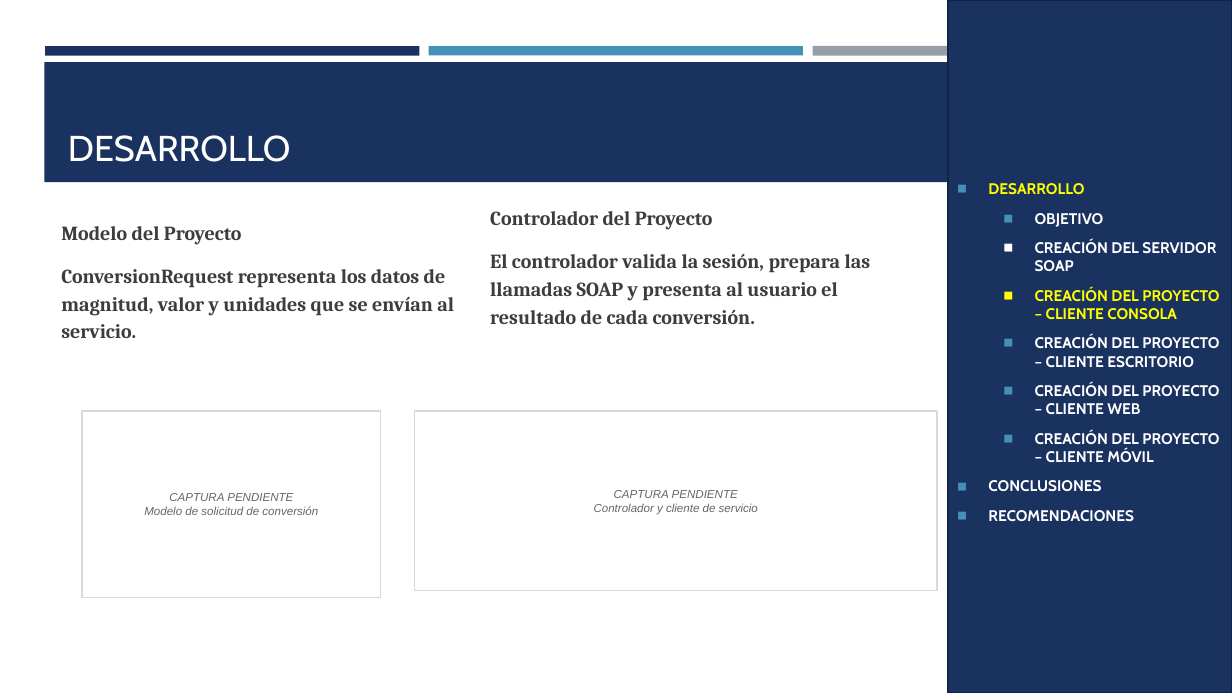
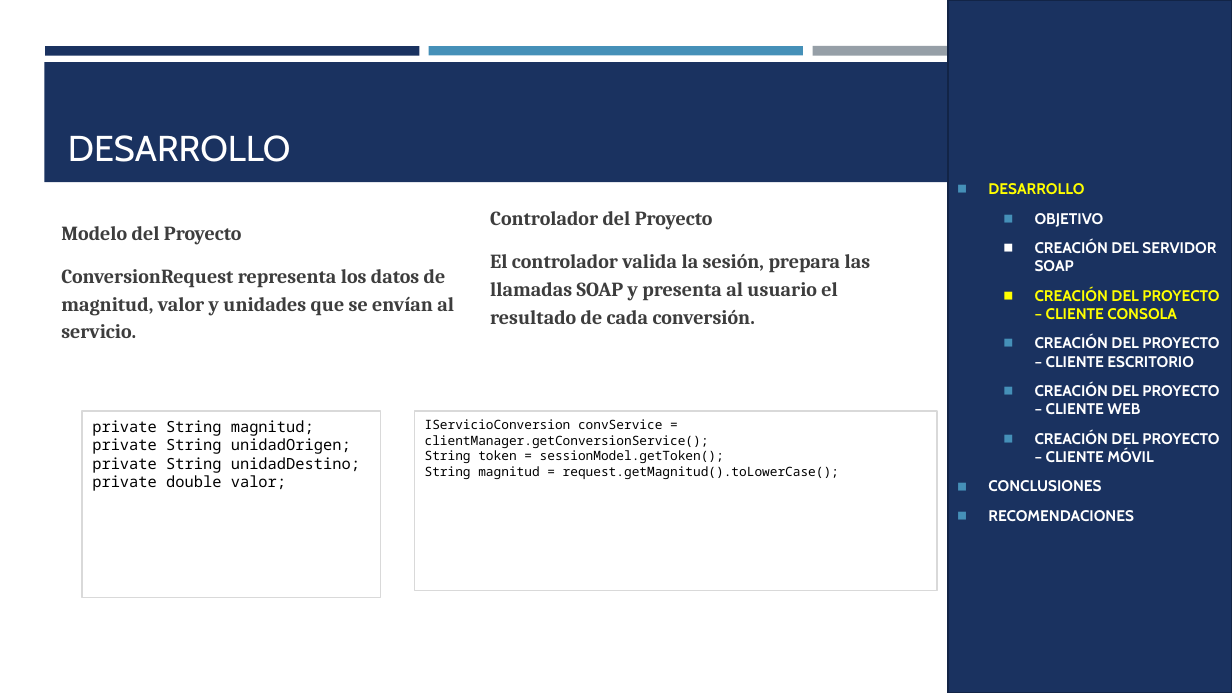
Before and after one commit to JulioViche/u1-sw-arch, a slide deck: slide 10 of TI.1.1. PAO202651_SOAP_JAVA_SINBDD_NRC36884_GR09/05. DOCUMENTACION/CONVUNI_SOAP_JAVA_GR09.pptx. Drawn at 1232x693 pixels with LibreOffice and Linux fonts; fonts in the diff are those of the drawing. Boxes give left, top, right and bottom in pixels: in the first picture for what was removed or moved away, otherwise in the second. Text is boxed around its words. In the diff, an @@ line names an element or a change of style, - is before the commit and + after.

Commit message:
docs(soap-java): completar manual y capturas de clientes
Actualiza el manual técnico y la presentación con capturas de los clientes de consola, escritorio, web y móvil, además de la evidencia del servidor y WSDL.

Conserva a Murillo Medina, Gabriel Omar y Viche Castillo, Julio Enrique en orden alfabético. Corrige las figuras del proyecto móvil y presenta LoginController y ConversionController como texto editable con sus rótulos y líneas legibles.

Incluye las capturas y la versión Markdown del manual. El DOCX se abrió en Word y se revisaron páginas renderizadas; la presentación se renderizó y no contiene marcadores de captura pendiente.

```diff
--- a/TI.1.1. PAO202651_SOAP_JAVA_SINBDD_NRC36884_GR09/05. DOCUMENTACION/CONVUNI_SOAP_JAVA_GR09.pptx
+++ b/TI.1.1. PAO202651_SOAP_JAVA_SINBDD_NRC36884_GR09/05. DOCUMENTACION/CONVUNI_SOAP_JAVA_GR09.pptx
@@ rectangle "private String magnitud; private String ..." at [82,411,381,598]: vertical alignment middle to top @@
@@ rectangle "IServicioConversion convService = clientManager.getConversio ..." at [414,411,937,591]: vertical alignment middle to top @@
@@ text in rectangle at [425,419,839,479]: text changed; size 9 to 10 pt; font Arial to Noto Sans Mono; text colour #666666 to #000000; italic off @@
-CAPTURA PENDIENTE
-Controlador y cliente de servicio
+IServicioConversion convService = clientManager.getConversionService();
+String token = sessionModel.getToken();
+String magnitud = request.getMagnitud().toLowerCase();
@@ text in rectangle at [92,420,360,491]: text changed; size 9 to 12 pt; font Arial to Noto Sans Mono; text colour #666666 to #000000; italic off @@
-CAPTURA PENDIENTE
-Modelo de solicitud de conversión
+private String magnitud;
+private String unidadOrigen;
+private String unidadDestino;
+private double valor;
```
Also in this commit, not shown: 15 other slides changed, 18 other files.
